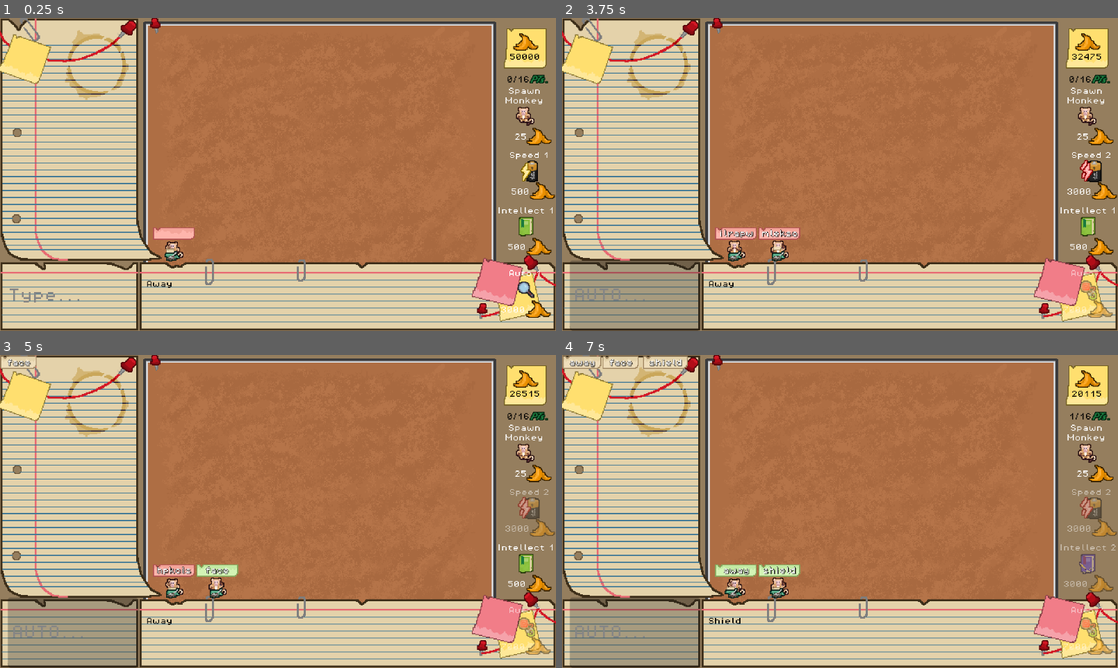
Above: before the commit, frames 1-4 (two rows, left to right).
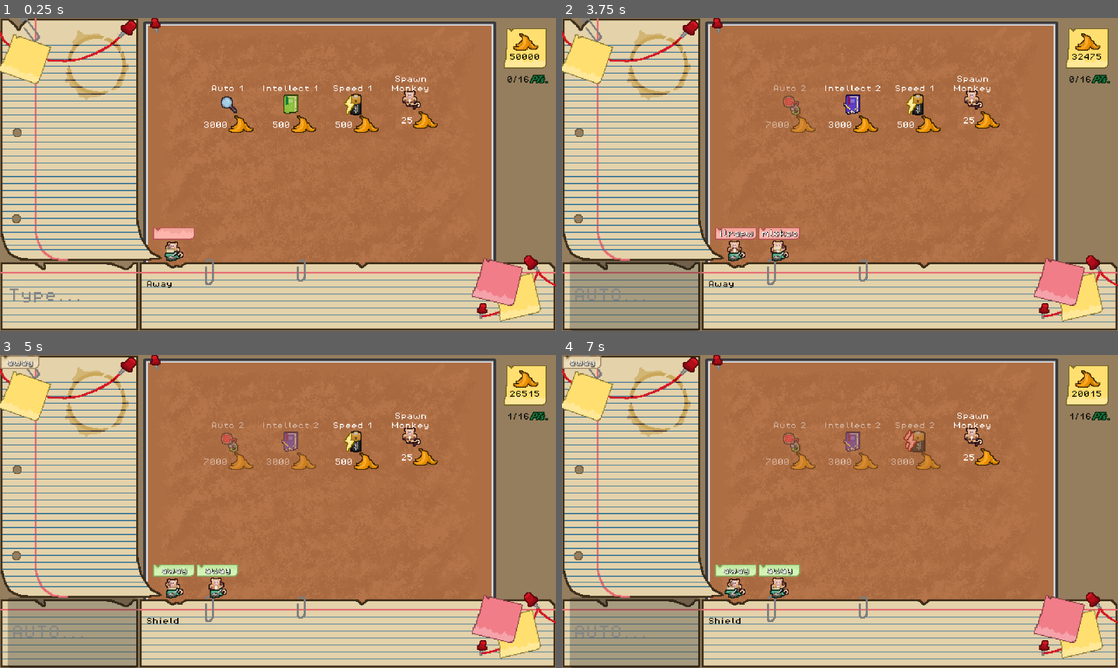
Above: after the commit, the same moments.

Repository: levienk/GMTK-Game-Jam-2024
Game: Godot game, scene res://game.tscn
Same seed, same stepped clock (60 frames per second), same inputs: the game is played once before the commit and once after it. Sound files missing from this copy of the repository are replaced by a short silence.
Inputs (mouse positions are in pixels of both pictures, inside the frame that each line leads up to; where the layout moved, square brackets give the same spot in the first picture):
- Up to frame 1 (0.25 s): no input
- Up to frame 2 (3.75 s): click (634, 296) at 0.52 s; type "12" at 0.6 s; click "25" at 1.25 s; click "3000" at 2 s; click "7000" at 2.75 s; click "500" at 3.5 s
- Up to frame 3 (5 s): click "3000" at 4.25 s
- Up to frame 4 (7 s): click "500" at 5 s; click "3000" at 5.75 s; click (578, 361) [617, 361] at 6.5 s

The runs differ from the first frame. In frame 1, 2.9% of the frame differs, in the area x 36-100%, y 18-96%; in frame 2, 3.0%; in frame 3, 3.5%, in the area x 0-100%, y 0-96%; in frame 4, 3.5%.

Commit message:
Moving shop to ShopBox
Now just gotta add the nice bg.

Diff:
--- a/game.tscn
+++ b/game.tscn
@@ -12,6 +12,7 @@
 [ext_resource type="PackedScene" uid="uid://yswp1x6mlj2a" path="res://word_bank.tscn" id="7_x0vgp"]
 [ext_resource type="PackedScene" uid="uid://b3vvy3yoajmuo" path="res://interface/shop_buttons/intellect_button.tscn" id="7_xh8kw"]
 [ext_resource type="PackedScene" uid="uid://hotnvkxdrx8c" path="res://interface/shop_buttons/speed_button.tscn" id="7_xqb2u"]
+[ext_resource type="PackedScene" uid="uid://d0rijm254wi7t" path="res://interface/shop_box.tscn" id="13_vnt6t"]
 
 [node name="Game" type="Node2D"]
 script = ExtResource("1_56afu")
@@ -27,12 +28,14 @@
 [node name="Shop" type="Node" parent="Interface"]
 
 [node name="MonkeyButton" parent="Interface/Shop" instance=ExtResource("4_nytqr")]
+visible = false
 offset_left = 594.0
 offset_top = 102.0
 offset_right = 615.0
 offset_bottom = 124.0
 
 [node name="AutoMoveButton" parent="Interface/Shop" instance=ExtResource("6_dovn3")]
+visible = false
 z_index = 4
 offset_left = 589.0
 offset_top = 296.0
@@ -40,12 +43,14 @@
 offset_bottom = 328.0
 
 [node name="IntellectButton" parent="Interface/Shop" instance=ExtResource("7_xh8kw")]
+visible = false
 offset_left = 590.0
 offset_top = 224.0
 offset_right = 622.0
 offset_bottom = 256.0
 
 [node name="SpeedButton" parent="Interface/Shop" instance=ExtResource("7_xqb2u")]
+visible = false
 offset_left = 594.0
 offset_top = 160.0
 offset_right = 626.0
@@ -68,4 +73,7 @@
 [node name="QuoteBox" parent="Interface" instance=ExtResource("7_12ej7")]
 position = Vector2(401, 321)
 
+[node name="ShopBox" parent="Interface" instance=ExtResource("13_vnt6t")]
+position = Vector2(188, 136)
+
 [connection signal="new_word_typed" from="Interface/LineEdit" to="Interface/WordBank" method="_on_line_edit_new_word_typed"]
--- a/interface/bananas.gd
+++ b/interface/bananas.gd
@@ -1,4 +1,6 @@
 extends Node2D
+
+
 
 static var bananas = 0
 
@@ -11,3 +13,7 @@
 	else:
 		bananas -= score
 		return true
+
+
+func _on_input_event(viewport: Node, event: InputEvent, shape_idx: int) -> void:
+	pass # Replace with function body.
--- a/interface/bananas.tscn
+++ b/interface/bananas.tscn
@@ -1,10 +1,14 @@
-[gd_scene load_steps=4 format=3 uid="uid://q8qbn8fg2j3l"]
+[gd_scene load_steps=6 format=3 uid="uid://q8qbn8fg2j3l"]
 
 [ext_resource type="Texture2D" uid="uid://c5ph2x5p8c0up" path="res://assets/art/sprites/Banana.png" id="1_5vjts"]
 [ext_resource type="Script" path="res://interface/bananas.gd" id="1_8k7xi"]
 [ext_resource type="Script" path="res://interface/score_label.gd" id="3_bxdvi"]
+[ext_resource type="Script" path="res://interface/shop_button.gd" id="4_8owsd"]
 
-[node name="Bananas" type="Node2D"]
+[sub_resource type="RectangleShape2D" id="RectangleShape2D_hb052"]
+size = Vector2(34, 34)
+
+[node name="Bananas" type="Area2D"]
 script = ExtResource("1_8k7xi")
 
 [node name="TextureRect" type="TextureRect" parent="."]
@@ -31,3 +35,10 @@
 horizontal_alignment = 1
 vertical_alignment = 1
 script = ExtResource("3_bxdvi")
+
+[node name="ShopButton" type="CollisionShape2D" parent="."]
+position = Vector2(15, -9)
+shape = SubResource("RectangleShape2D_hb052")
+script = ExtResource("4_8owsd")
+
+[connection signal="input_event" from="." to="." method="_on_input_event"]
--- /dev/null
+++ b/interface/shop_box.gd
@@ -0,0 +1,11 @@
+extends Area2D
+
+
+# Called when the node enters the scene tree for the first time.
+func _ready() -> void:
+	pass # Replace with function body.
+
+
+# Called every frame. 'delta' is the elapsed time since the previous frame.
+func _process(delta: float) -> void:
+	pass
--- /dev/null
+++ b/interface/shop_box.tscn
@@ -0,0 +1,58 @@
+[gd_scene load_steps=7 format=3 uid="uid://d0rijm254wi7t"]
+
+[ext_resource type="PackedScene" uid="uid://crtew8dttcvtd" path="res://interface/shop_buttons/monkey_button.tscn" id="1_7b1uk"]
+[ext_resource type="Script" path="res://interface/shop_box.gd" id="1_c07bq"]
+[ext_resource type="PackedScene" uid="uid://cfysk3jibfisb" path="res://interface/shop_buttons/auto_move_button.tscn" id="2_7u6el"]
+[ext_resource type="PackedScene" uid="uid://b3vvy3yoajmuo" path="res://interface/shop_buttons/intellect_button.tscn" id="3_kj5jh"]
+[ext_resource type="PackedScene" uid="uid://hotnvkxdrx8c" path="res://interface/shop_buttons/speed_button.tscn" id="4_k3r1t"]
+
+[sub_resource type="RectangleShape2D" id="RectangleShape2D_hwkeb"]
+size = Vector2(360, 216)
+
+[node name="ShopBox" type="Area2D"]
+position = Vector2(0, 106)
+script = ExtResource("1_c07bq")
+
+[node name="CollisionShape2D" type="CollisionShape2D" parent="."]
+position = Vector2(180, 2)
+shape = SubResource("RectangleShape2D_hwkeb")
+
+[node name="HFlowContainer" type="HFlowContainer" parent="."]
+custom_minimum_size = Vector2(363, 213)
+offset_top = -53.0
+offset_right = 363.0
+offset_bottom = 160.0
+size_flags_horizontal = 3
+size_flags_vertical = 4
+
+[node name="Spacer" type="Container" parent="HFlowContainer"]
+custom_minimum_size = Vector2(55, 0)
+layout_mode = 2
+
+[node name="AutoMoveButton" parent="HFlowContainer" instance=ExtResource("2_7u6el")]
+layout_mode = 2
+
+[node name="Spacer3" type="Container" parent="HFlowContainer"]
+custom_minimum_size = Vector2(32, 0)
+layout_mode = 2
+
+[node name="IntellectButton" parent="HFlowContainer" instance=ExtResource("3_kj5jh")]
+layout_mode = 2
+
+[node name="Spacer4" type="Container" parent="HFlowContainer"]
+custom_minimum_size = Vector2(32, 0)
+layout_mode = 2
+
+[node name="SpeedButton" parent="HFlowContainer" instance=ExtResource("4_k3r1t")]
+layout_mode = 2
+
+[node name="Spacer5" type="Container" parent="HFlowContainer"]
+custom_minimum_size = Vector2(32, 0)
+layout_mode = 2
+
+[node name="MonkeyButton" parent="HFlowContainer" instance=ExtResource("1_7b1uk")]
+layout_mode = 2
+
+[node name="Spacer2" type="Container" parent="HFlowContainer"]
+custom_minimum_size = Vector2(32, 0)
+layout_mode = 2
--- /dev/null
+++ b/interface/shop_button.gd
@@ -0,0 +1,11 @@
+extends CollisionShape2D
+
+
+# Called when the node enters the scene tree for the first time.
+func _ready() -> void:
+	pass # Replace with function body.
+
+
+# Called every frame. 'delta' is the elapsed time since the previous frame.
+func _process(delta: float) -> void:
+	pass
--- a/signal_bus.gd
+++ b/signal_bus.gd
@@ -21,3 +21,5 @@
 signal speed_1_enabled()
 
 signal speed_2_enabled()
+
+signal shop_clicked()
Not shown: 1 places in game.tscn that only renumber resources
